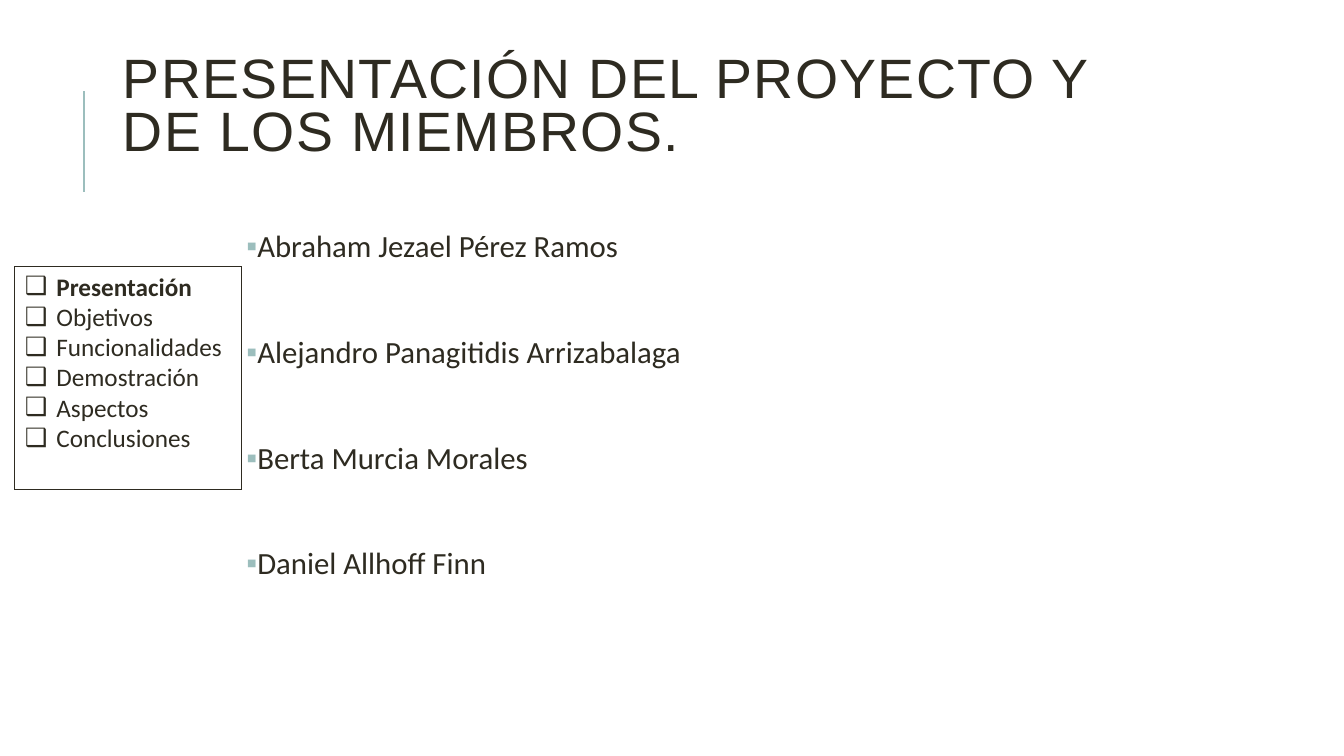
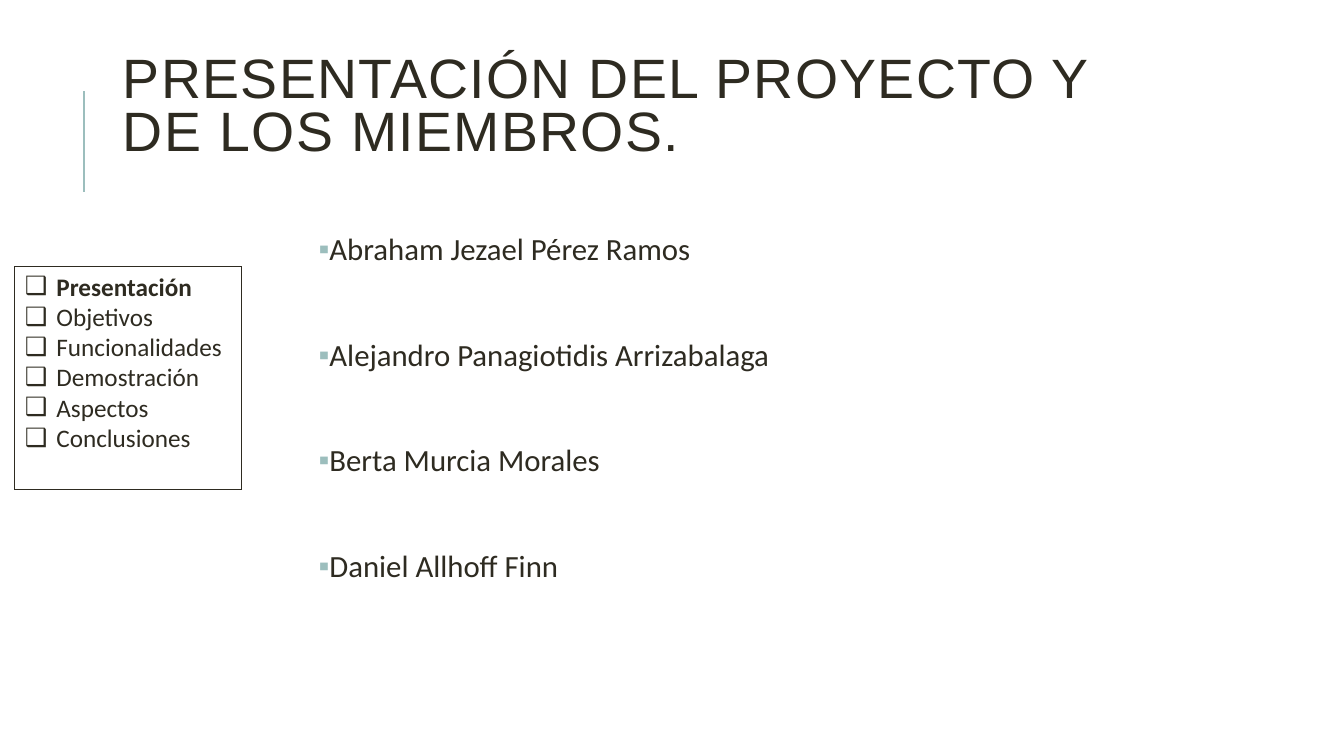
Before and after one commit to danielallhoff/M17-G4-AirDSS, a slide deck: slide 3 of AIRDSS.pptx. Drawn at 1344x756 pixels with LibreOffice and Linux fonts; fonts in the diff are those of the drawing. Boxes give left, top, right and bottom in pixels: in the first picture for what was removed or moved away, otherwise in the second. Text is boxed around its words. In the diff, an @@ line names an element or a change of style, - is before the commit and + after.

Commit message:
Presentación modificada, parte berta

```diff
--- a/AIRDSS.pptx
+++ b/AIRDSS.pptx
@@ text "Abraham Jezael Pérez Ramos": place and size @@
-text "Abraham Jezael Pérez Ramos" at bbox=[257, 235, 681, 575]
+text "Abraham Jezael Pérez Ramos" at bbox=[329, 238, 769, 578]
@@ text at bbox=[329, 344, 769, 372]: text changed @@
-▪ Alejandro Panagitidis Arrizabalaga
+▪ Alejandro Panagiotidis Arrizabalaga
```
Also in this commit, not shown: 6 slides added.
